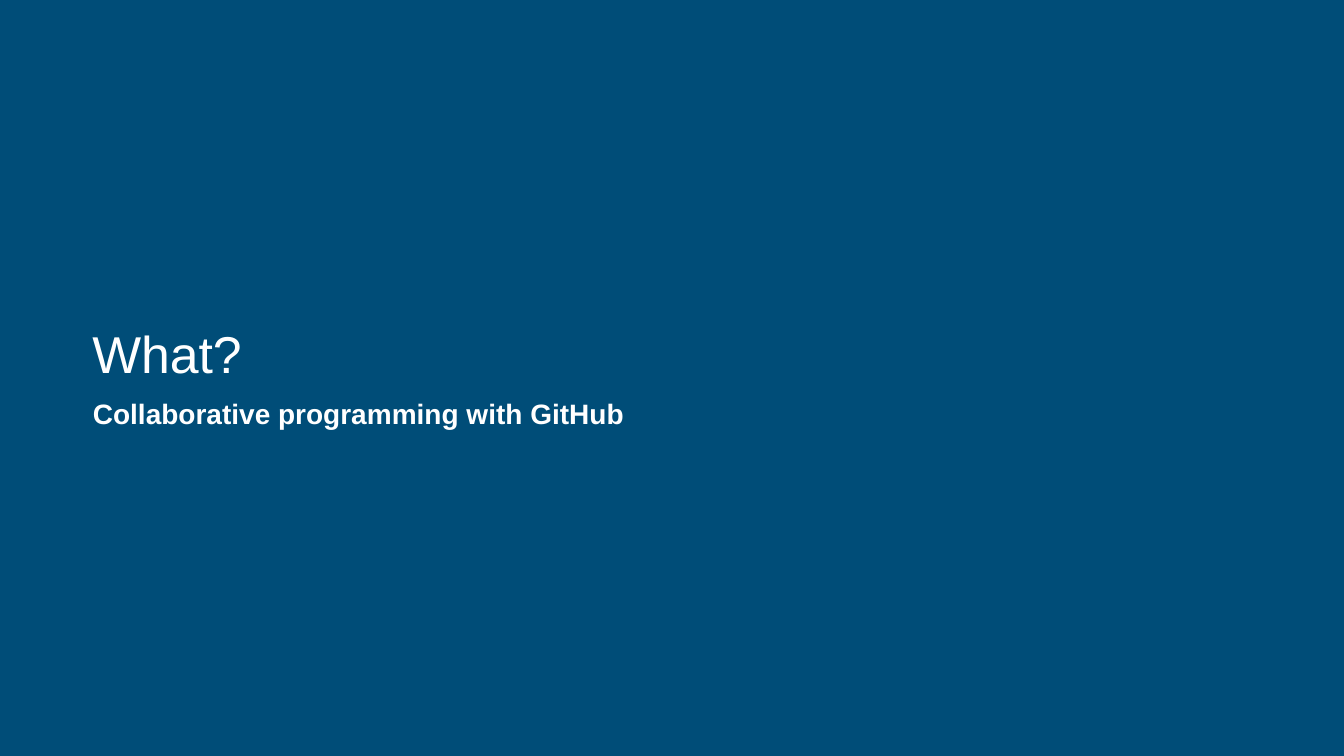
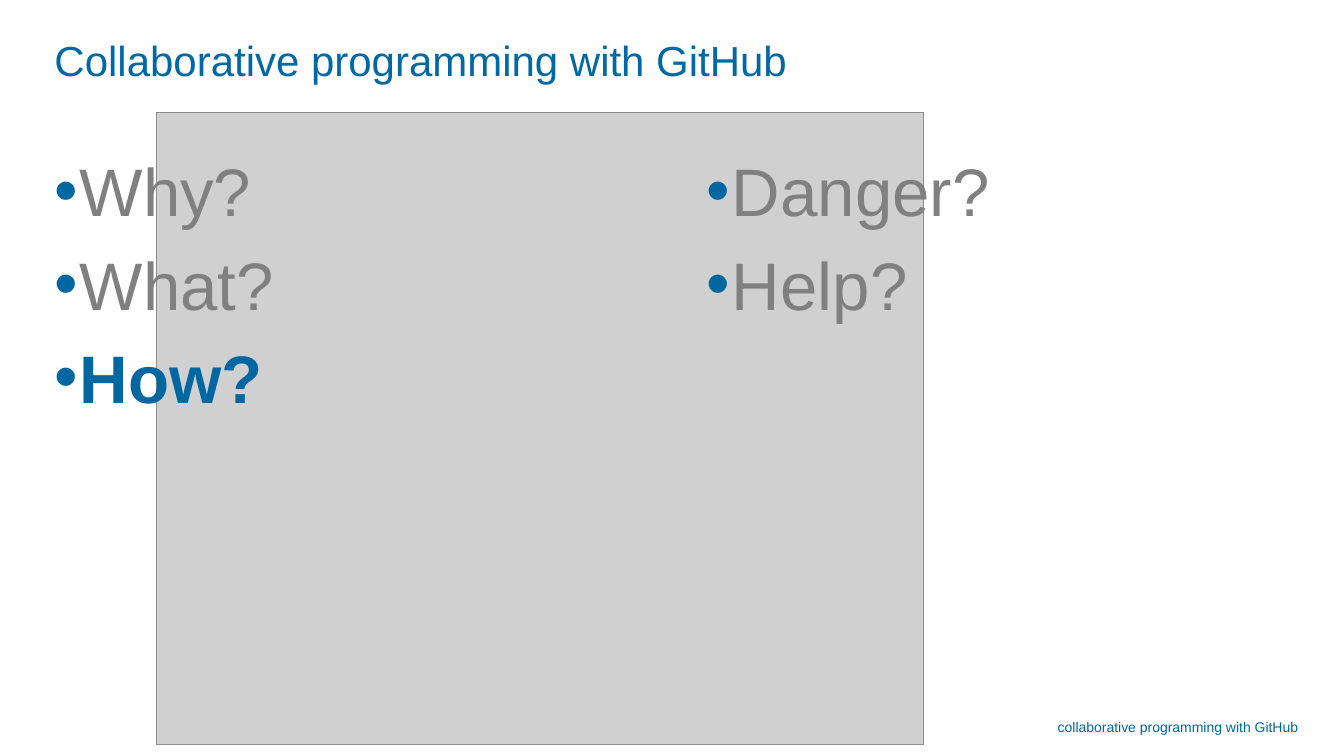
Before and after one commit to childmindresearch/MoBI-Retreat-2024-Collaborative-programming-with-GitHub, a slide deck: slide 13 of collaborative-programming/slides.pptx (slide 9 before the commit). Drawn at 1344x756 pixels with LibreOffice and Linux fonts; fonts in the diff are those of the drawing; grey boxes stand for pictures; background and template pictures are left out. Boxes give left, top, right and bottom in pixels: in the first picture for what was removed or moved away, otherwise in the second. Text is boxed around its words. In the diff, an @@ line names an element or a change of style, - is before the commit and + after.

```diff
--- a/collaborative-programming/slides.pptx
+++ b/collaborative-programming/slides.pptx
@@ rectangle removed at (x1=0, y1=0, x2=1344, y2=756) @@
@@ title added at (x1=54, y1=45, x2=787, y2=84), 30 pt, text #0069A5 @@
+Collaborative programming with GitHub
@@ picture added at (x1=156, y1=113, x2=923, y2=745) @@
@@ text added at (x1=54, y1=159, x2=273, y2=416), 48 pt, text #808080 @@
+• Why?
+• What?
+• How?
@@ text added at (x1=707, y1=159, x2=990, y2=323), 48 pt, text #808080 @@
+• Danger?
+• Help?
@@ title removed at (x1=92, y1=335, x2=241, y2=374) @@
-What?
@@ text at (x1=1058, y1=722, x2=1298, y2=735): text changed; size 20 to 10 pt; text colour #FFFFFF to #0067A0; bold off @@
-Collaborative programming with GitHub
+collaborative programming with GitHub
```
Also in this commit, not shown: 20 other slides changed, 9 slides added, 1 slide removed.
